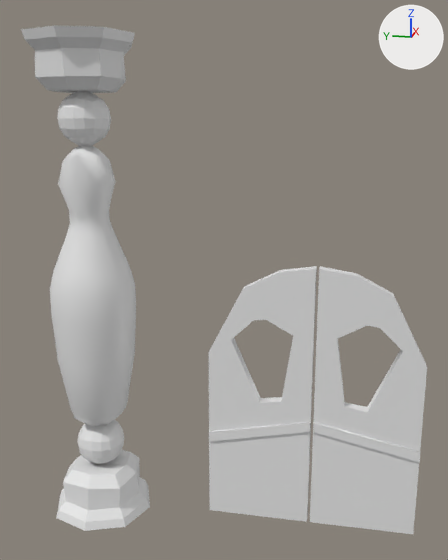
The FBX model charonsCorner/Assets/Art/models/props/alley_door/alley_door.fbx, before and after one commit.
The view is the same before and after, from a 50 mm camera at (-9.72, -0.43, 6.66) aimed at (-0.19, 1.48, 4.28). The lights are fixed; the arrows at upper right show +X, +Y and +Z. The picture after the commit comes second. Where no turn or scale is listed for an object, it has been applied to the vertices.

Names of what the first picture shows: 'Pillars_1', 'alley_door_left', 'alley_door_right'.
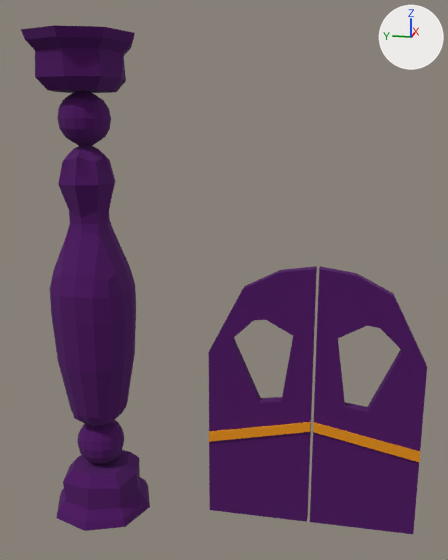
The change, as JSON lines over the scene's bpy script:
```json
{"op": "add", "block": "mat_dark_purple", "code": ["mat_dark_purple = principled_material('Dark Purple')", "mat_dark_purple.base_color = (0.0723, 0.000607, 0.12)  # dark purple #4c0261", "mat_dark_purple.roughness = 1.0"]}
{"op": "add", "block": "mat_orange__door_handle", "code": ["mat_orange__door_handle = principled_material('Orange (Door Handle)')", "mat_orange__door_handle.base_color = (0.791, 0.275, 0.00243)  # orange #e68f08", "mat_orange__door_handle.roughness = 1.0"]}
{"block": "me_plane_002", "where": "me_plane_002.from_pydata(...)  # 40 vertices, 40 faces; spans x -0.15..0.11, y -1.76..-0.02, z 0.01..4.51"}
{"block": "me_plane_002", "where": "# used by ob_alley_door_left; location = (0.0, 0.0, 0.0)"}
{"block": "me_plane_002", "change": "me_plane_002 part 4: all 23 faces centred in x -0.12..0.08, y -1.76..-0.02, z 1.95..4.47 switch from no material to mat_dark_purple (dark purple #4c0261)"}
{"block": "me_plane_002", "change": "me_plane_002 part 5: all 5 faces centred in x -0.12..0.08, y -1.76..-0.02, z 0.01..0.87 switch from no material to mat_dark_purple (dark purple #4c0261)"}
{"block": "me_plane_002", "change": "me_plane_002 part 6: all 12 faces centred in x -0.15..0.11, y -1.76..-0.02, z 1.45..1.82 switch from no material to mat_orange__door_handle (orange #e68f08)"}
{"block": "me_plane_001", "where": "me_plane_001.from_pydata(...)  # 40 vertices, 40 faces; spans x -0.15..0.11, y 0.02..1.76, z 0.01..4.51"}
{"block": "me_plane_001", "where": "# used by ob_alley_door_right; location = (0.0, 0.0, 0.0)"}
{"block": "me_plane_001", "change": "me_plane_001 part 1: all 23 faces centred in x -0.12..0.08, y 0.02..1.76, z 1.95..4.47 switch from no material to mat_dark_purple (dark purple #4c0261)"}
{"block": "me_plane_001", "change": "me_plane_001 part 2: all 5 faces centred in x -0.12..0.08, y 0.02..1.76, z 0.01..0.87 switch from no material to mat_dark_purple (dark purple #4c0261)"}
{"block": "me_plane_001", "change": "me_plane_001 part 3: all 12 faces centred in x -0.15..0.11, y 0.02..1.76, z 1.45..1.82 switch from no material to mat_orange__door_handle (orange #e68f08)"}
{"block": "me_cube_002", "where": "me_cube_002.from_pydata(...)  # 504 vertices, 498 faces; spans x -0.87..0.87, y -0.87..0.87, z -3.91..4.12"}
{"op": "add", "block": "me_cube_002", "code": "me_cube_002.materials.append(mat_dark_purple)  # dark purple #4c0261"}
```

Where the change shows, as pixel boxes (x1, y1, x2, y2) in the pictures (448 x 560 px):
```json
{"object": "Pillars_1", "change": "recoloured", "before": [21, 25, 150, 531], "after": [21, 25, 150, 531], "on screen": "white to dark purple"}
{"part": 1, "of": "me_plane_001", "change": "recoloured", "before": [209, 266, 317, 431], "after": [209, 266, 317, 431], "on screen": "white to dark purple"}
{"part": 2, "of": "me_plane_001", "change": "recoloured", "before": [209, 429, 311, 522], "after": [209, 429, 311, 522], "on screen": "white to dark purple"}
{"part": 3, "of": "me_plane_001", "change": "recoloured", "before": [209, 422, 311, 442], "after": [209, 422, 311, 442], "on screen": "white to orange"}
{"part": 4, "of": "me_plane_002", "change": "recoloured", "before": [313, 266, 427, 451], "after": [313, 266, 427, 451], "on screen": "white to dark purple"}
{"part": 5, "of": "me_plane_002", "change": "recoloured", "before": [310, 432, 419, 534], "after": [310, 432, 419, 534], "on screen": "white to dark purple"}
{"part": 6, "of": "me_plane_002", "change": "recoloured", "before": [313, 422, 420, 462], "after": [313, 422, 420, 462], "on screen": "white to orange"}
```
